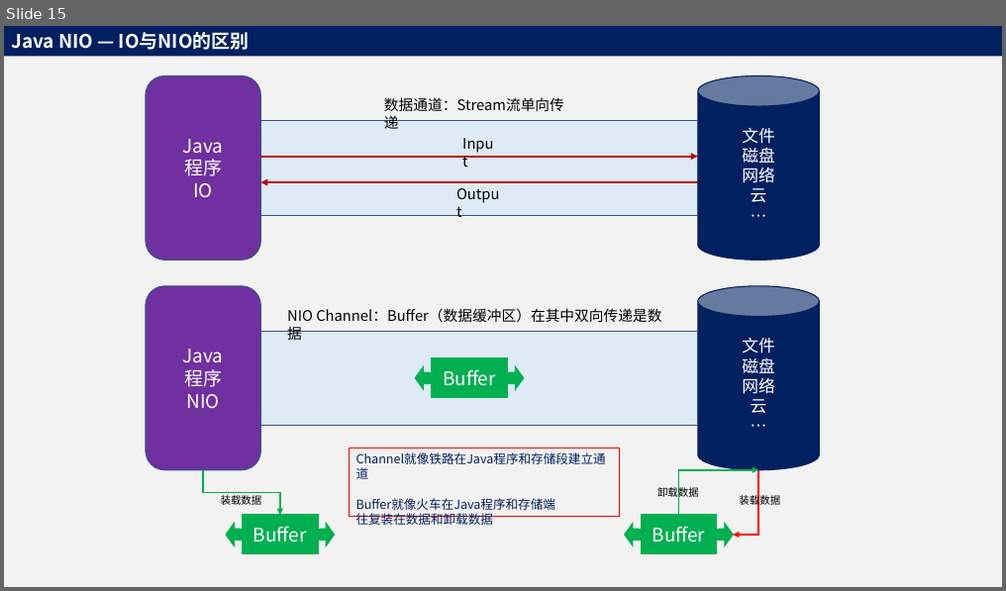
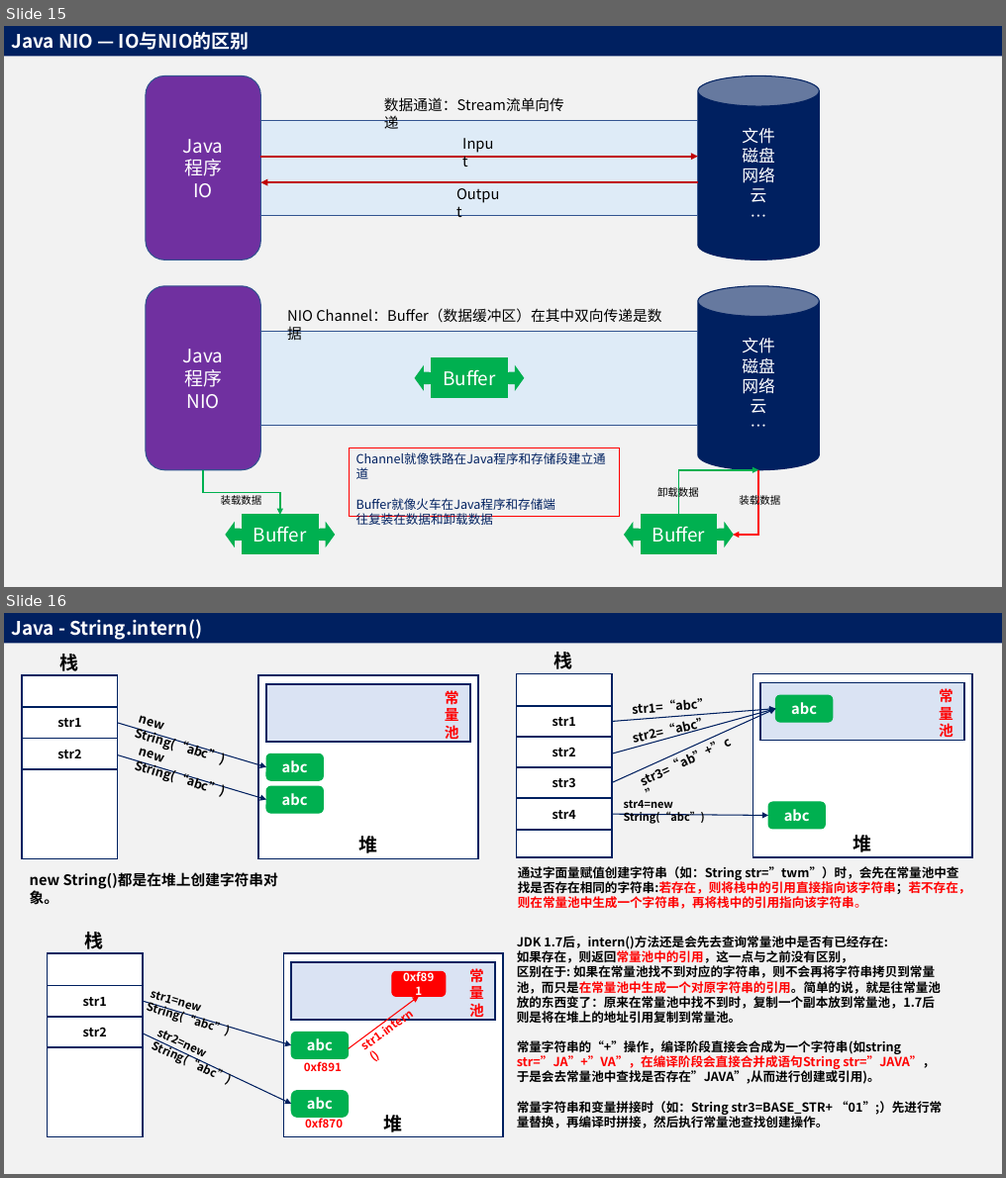
Before and after one commit to adwyxx/Node, a slide deck: Java.pptx. Shown one above the other, each under a label of ours: slide 15 before the commit, slides 15 and 16 after it. The pictures are 1006x591 and 1006x1178 pixels, drawn with LibreOffice and Linux fonts; fonts in the diff are those of the drawing. Boxes give left, top, right and bottom in pixels: in the first picture for what was removed or moved away, otherwise in the second. Text is boxed around its words. In the diff, an @@ line names an element or a change of style, - is before the commit and + after.

```diff
--- a/Java.pptx
+++ b/Java.pptx
@@ slide 16 added at (4,613,1002,1174), background #F2F2F2 @@
@@ rectangle added at (4,613,1002,643), fill #002060, 18 pt, text #FFFFFF, bold @@
+Java - String.intern()
@@ group added at (22,654,478,905): 6 texts, 5 rectangles, 2 rounded rectangles, 2 arrows @@
+str1
+abc
+str2
+new String(“abc”)
+abc
+new String(“abc”)
+栈
+堆
+常量池
+new String()都是在堆上创建字符串对象。
@@ group added at (516,652,973,909): 8 texts, 7 rectangles, 4 arrows, 2 rounded rectangles @@
+str1
+abc
+str2
+str1=“abc”
+abc
+str2=“abc”
+栈
+堆
+常量池
+str3
+str3=“ab”+”c”
+str4
+str4=new String(“abc”)
+通过字面量赋值创建字符串（如：String str=”twm”）时，会先在常量池中查找是否存在相同的字符串:若存在，则将栈中的引用直接指向该字符串；若不存在，则在常量池中生成一个字符串，再将栈中的引用指向该字符串。
@@ group added at (47,932,942,1137): 9 texts, 5 rectangles, 3 rounded rectangles, 3 arrows @@
+str1
+abc
+str2
+str1=new String(“abc”)
+abc
+栈
+堆
+常量池
+str2=new String(“abc”)
+0xf891
+str1.intern()
+0xf891
+0xf870
+JDK 1.7后，intern()方法还是会先去查询常量池中是否有已经存在:
+如果存在，则返回常量池中的引用，这一点与之前没有区别，
+区别在于: 如果在常量池找不到对应的字符串，则不会再将字符串拷贝到常量池，而只是在常量池中生成一个对原字符串的引用。简单的说，就是往常量池放的东西变了：原来在常量池中找不到时，复制一个副本放到常量池，1.7后则是将在堆上的地址引用复制到常量池。
+常量字符串的“+”操作，编译阶段直接会合成为一个字符串(如string str=”JA”+”VA”，在编译阶段会直接合并成语句String str=”JAVA”，于是会去常量池中查找是否存在”JAVA”,从而进行创建或引用)。
+常量字符串和变量拼接时（如：String str3=BASE_STR+ “01”;）先进行常量替换，再编译时拼接，然后执行常量池查找创建操作。
```
Also in this commit, not shown: 3 other slides added, 1 other file.
